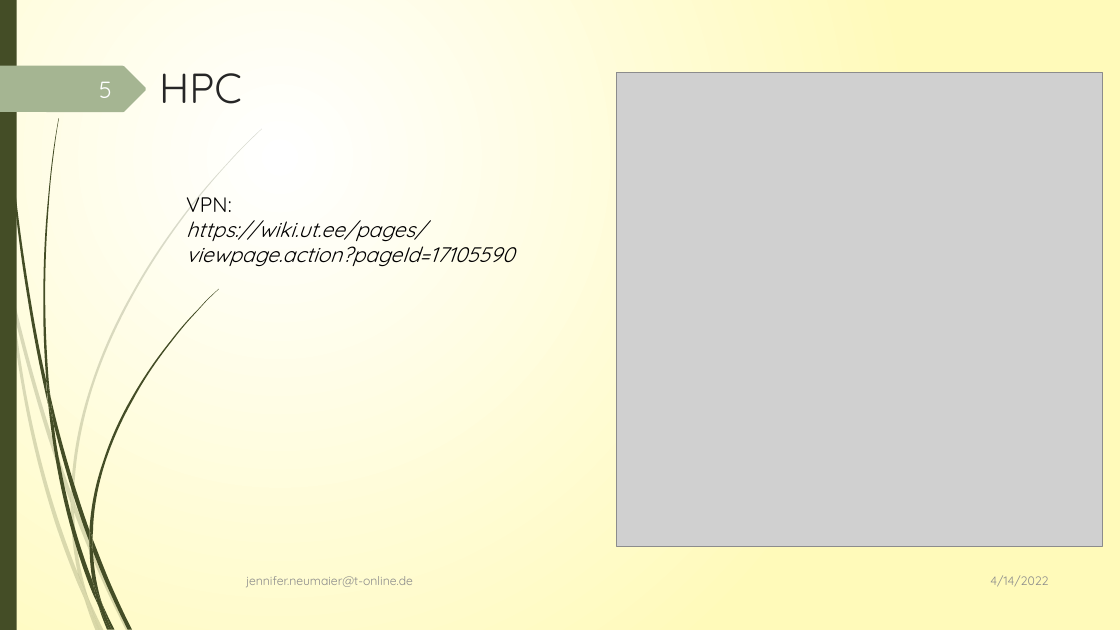
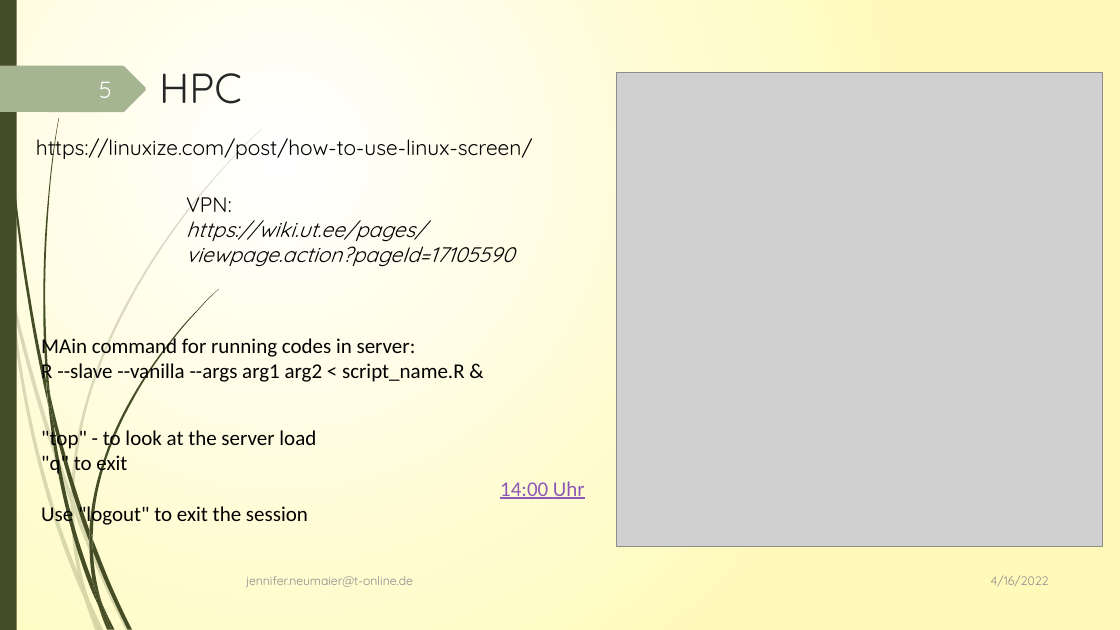
Before and after one commit to JenniferNeumaier/ml_coda, a slide deck: slide 5 of doc/Project_structure_notes.pptx. Drawn at 1120x630 pixels with LibreOffice and Linux fonts; fonts in the diff are those of the drawing; grey boxes stand for pictures. Boxes give left, top, right and bottom in pixels: in the first picture for what was removed or moved away, otherwise in the second. Text is boxed around its words. In the diff, an @@ line names an element or a change of style, - is before the commit and + after.

Commit message:
re-wrote notebooks into scripts

```diff
--- a/doc/Project_structure_notes.pptx
+++ b/doc/Project_structure_notes.pptx
@@ text added at [36,134,533,161], 18 pt, text #000000 @@
+https://linuxize.com/post/how-to-use-linux-screen/
@@ text added at [41,336,465,385], 18 pt, text #000000 @@
+MAin command for running codes in server:
+R --slave --vanilla --args arg1 arg2 < script_name.R &
@@ text added at [41,428,316,527], 18 pt, text #000000 @@
+"top" - to look at the server load
+"q" to exit
+14:00 Uhr
+Use "logout" to exit the session
@@ text at [991,576,1049,586]: text changed @@
-4/14/2022
+4/16/2022
```
Also in this commit, not shown: 22 other slides changed, 35 other files.
